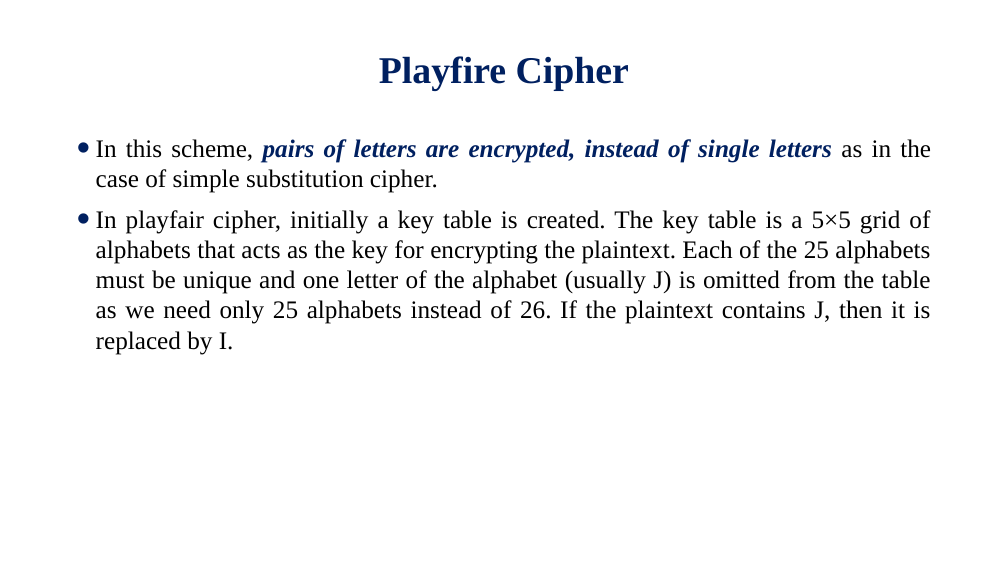
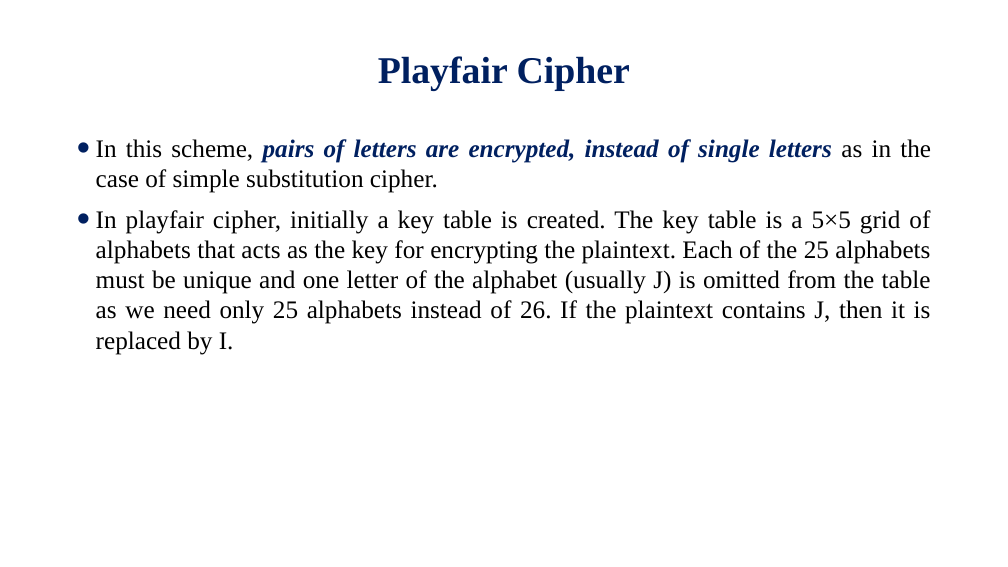
Before and after one commit to Alamgir-JUST/Lecture-Slides, a slide deck: slide 3 of Cryptography and Network Security/Lecture-04.pptx. Drawn at 1008x567 pixels with LibreOffice and Linux fonts; fonts in the diff are those of the drawing; background and template pictures are left out. Boxes give left, top, right and bottom in pixels: in the first picture for what was removed or moved away, otherwise in the second. Text is boxed around its words. In the diff, an @@ line names an element or a change of style, - is before the commit and + after.

```diff
--- a/Cryptography and Network Security/Lecture-04.pptx
+++ b/Cryptography and Network Security/Lecture-04.pptx
@@ title at <box>378,56,630,91</box>: text changed @@
-Playfire Cipher
+Playfair Cipher
```
Also in this commit, not shown: 17 other slides changed, 1 other file.
